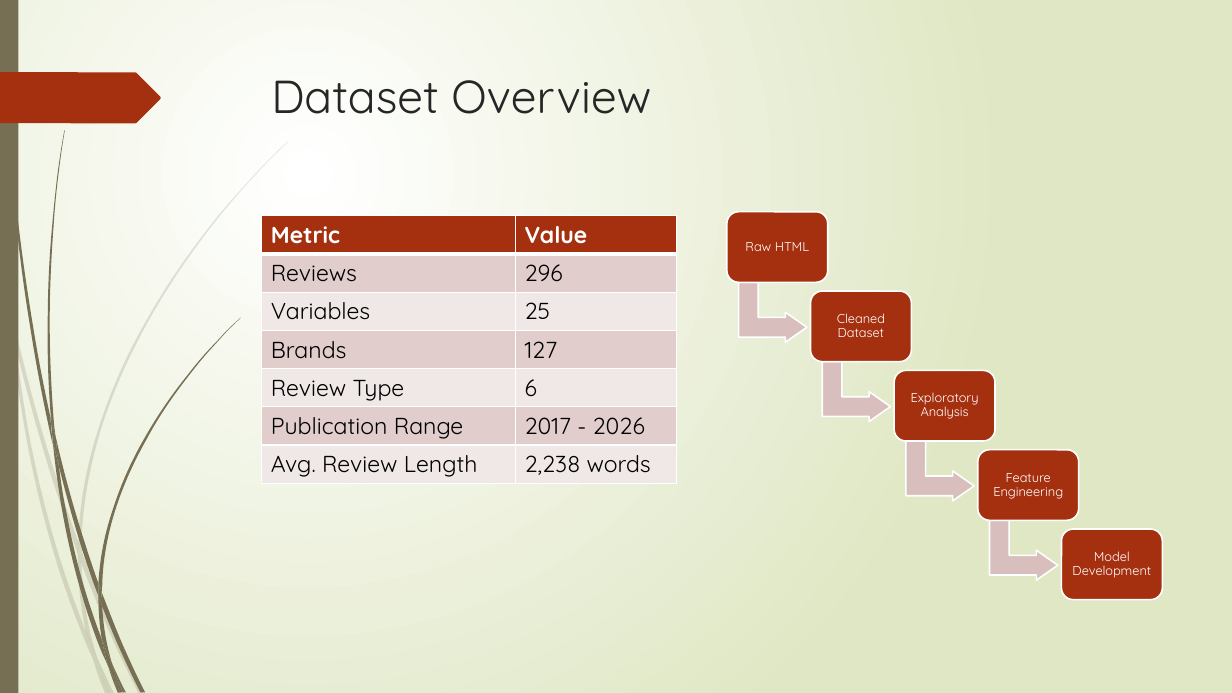
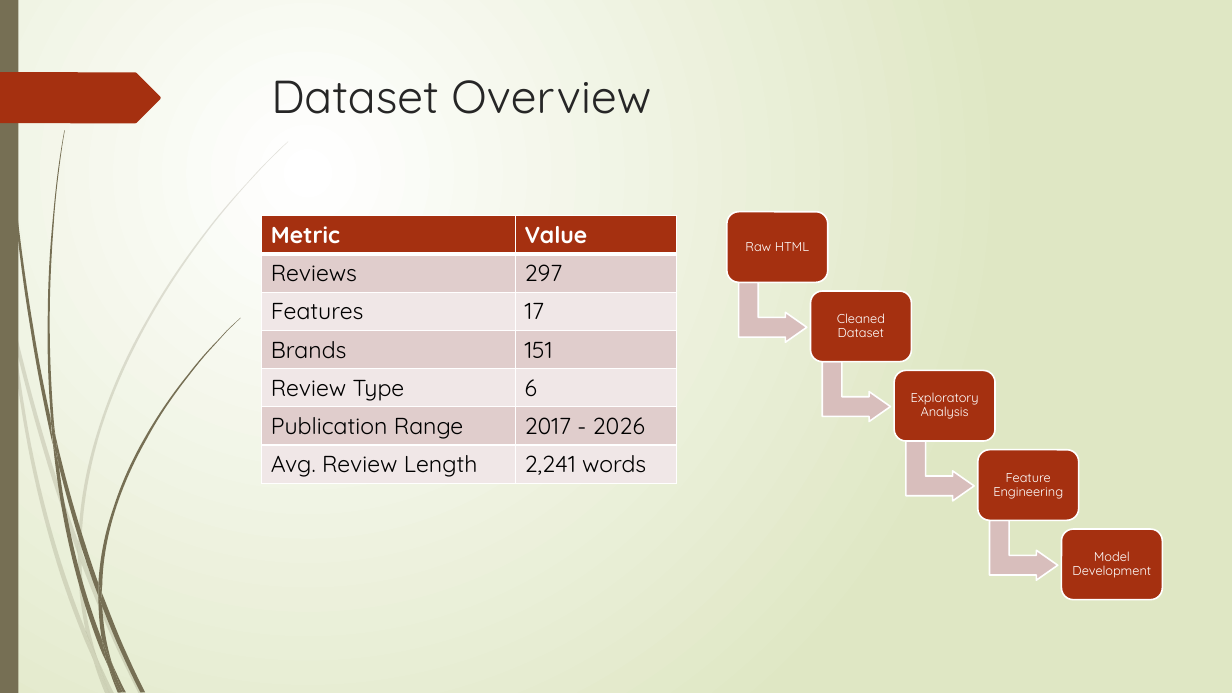
Before and after one commit to Austin-Engstrom/capstone-ds785, a slide deck: slide 2 of project_documents/DS785_Presentation3.pptx. Drawn at 1232x693 pixels with LibreOffice and Linux fonts; fonts in the diff are those of the drawing. Boxes give left, top, right and bottom in pixels: in the first picture for what was removed or moved away, otherwise in the second. Text is boxed around its words. In the diff, an @@ line names an element or a change of style, - is before the commit and + after.

```diff
--- a/project_documents/DS785_Presentation3.pptx
+++ b/project_documents/DS785_Presentation3.pptx
@@ table at [262, 215, 677, 481] @@
-row 2, column 2: 296
+row 2, column 2: 297
-row 3, column 1: Variables
+row 3, column 1: Features
-row 3, column 2: 25
+row 3, column 2: 17
-row 4, column 2: 127
+row 4, column 2: 151
-row 7, column 2: 2,238 words
+row 7, column 2: 2,241 words
```
Also in this commit, not shown: 4 other slides changed, 15 other files.
